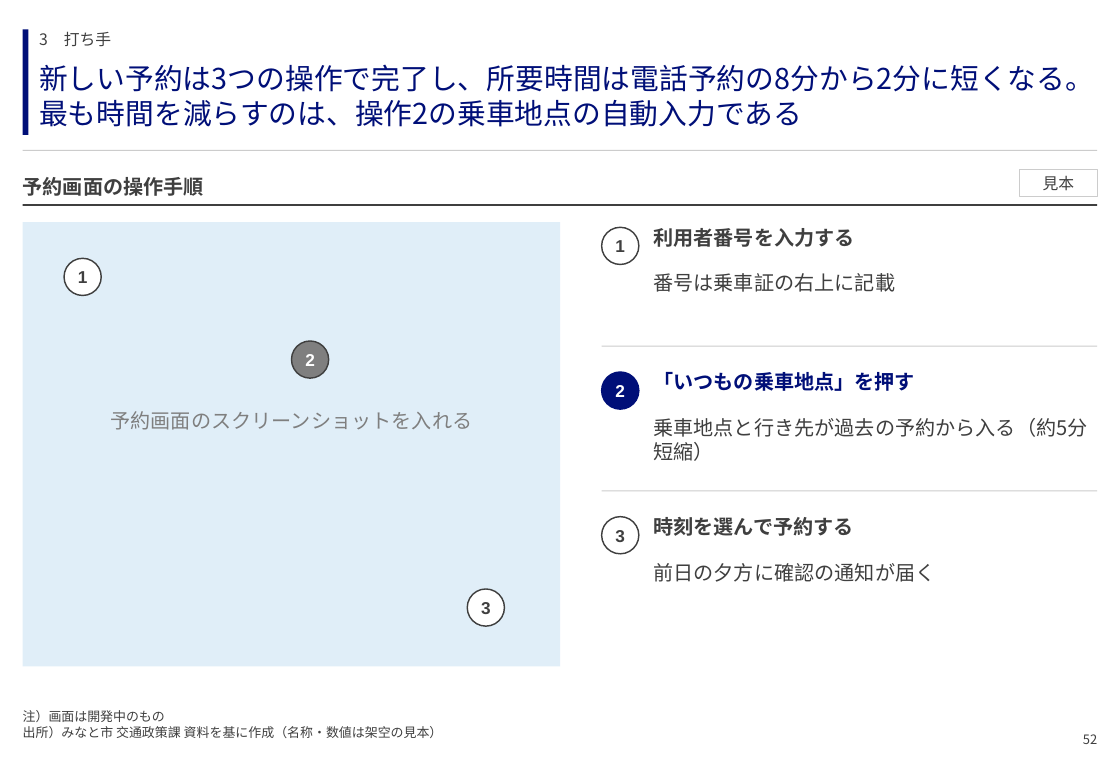
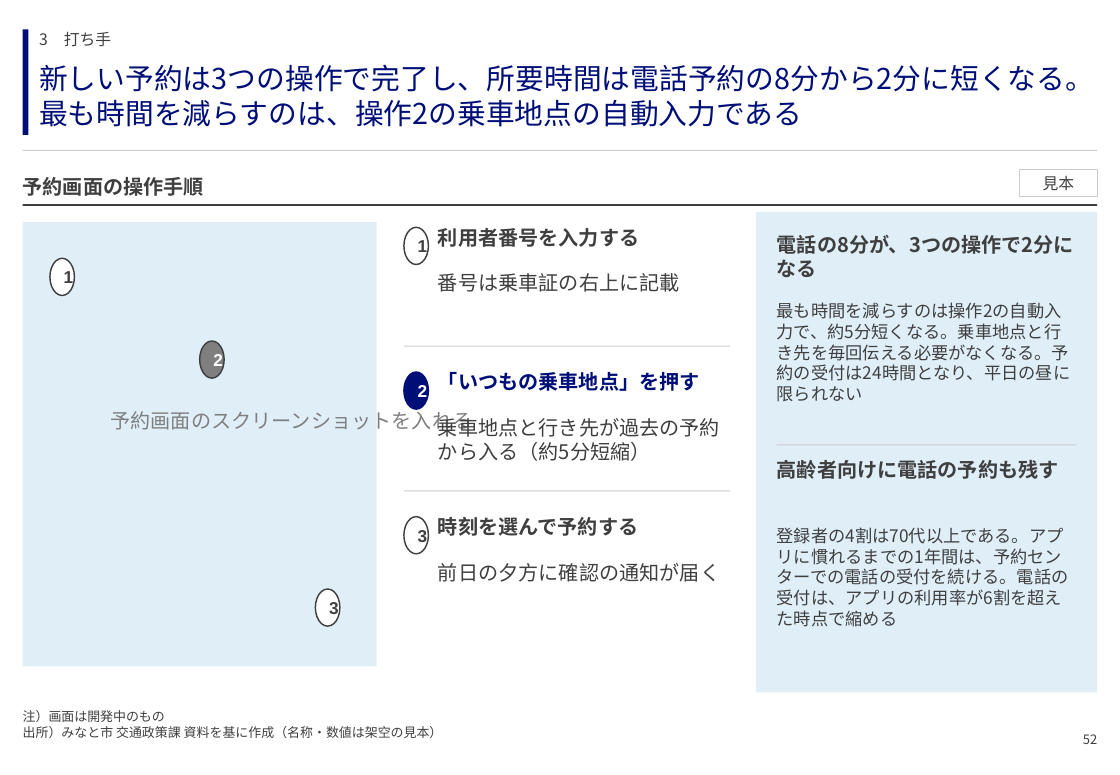
Before and after one commit to GontaHH/slide_builder, a slide deck: slide 52 of patterns/pattern-deck.pptx. Drawn at 1120x775 pixels with LibreOffice and Linux fonts; fonts in the diff are those of the drawing. Boxes give left, top, right and bottom in pixels: in the first picture for what was removed or moved away, otherwise in the second. Text is boxed around its words. In the diff, an @@ line names an element or a change of style, - is before the commit and + after.

```diff
--- a/patterns/pattern-deck.pptx
+++ b/patterns/pattern-deck.pptx
@@ rectangle: place and size @@
-rectangle at (23,222,561,667)
+rectangle at (23,222,376,667)
@@ ellipse: place and size @@
-ellipse at (602,228,639,265)
+ellipse at (404,228,429,265)
@@ text "利用者番号を入力する": place and size @@
-text "利用者番号を入力する" at (653,228,854,247)
+text "利用者番号を入力する" at (438,228,639,247)
@@ rectangle added at (756,212,1097,693), fill #E0EEF8 @@
@@ text added at (777,235,1074,254), 14 pt, text #3F3F3F, bold @@
+電話の8分が、3つの操作で2分になる
@@ text "1" rewrapped from (78,271,88,283) to (64,269,74,287) @@
@@ ellipse: place and size @@
-ellipse at (64,259,101,296)
+ellipse at (50,259,74,296)
@@ text "番号は乗車証の右上に記載": place and size @@
-text "番号は乗車証の右上に記載" at (653,273,895,292)
+text "番号は乗車証の右上に記載" at (438,273,680,292)
@@ text added at (777,302,1071,402), 12 pt, text #3F3F3F @@
+最も時間を減らすのは操作2の自動入力で、約5分短くなる。乗車地点と行き先を毎回伝える必要がなくなる。予約の受付は24時間となり、平日の昼に限られない
@@ text "2" rewrapped from (305,354,315,366) to (213,352,223,370) @@
@@ ellipse: place and size @@
-ellipse at (292,341,329,379)
+ellipse at (200,341,224,379)
@@ line moved from (602, 346) - (1097, 346) to (404, 346) - (730, 346) @@
@@ ellipse: place and size @@
-ellipse at (602,372,639,410)
+ellipse at (404,372,429,410)
@@ text "「いつもの乗車地点」を押す": place and size @@
-text "「いつもの乗車地点」を押す" at (653,372,915,391)
+text "「いつもの乗車地点」を押す" at (438,372,700,391)
@@ text "乗車地点と行き先が過去の予約から入る（約5分短縮）" rewrapped from (653,418,1088,437) to (438,414,720,461) @@
@@ line added from (777, 445) to (1077, 445), #CCCCCC 0.75 pt @@
@@ text added at (777,460,1059,479), 14 pt, text #3F3F3F, bold @@
+高齢者向けに電話の予約も残す
@@ line moved from (602, 491) - (1097, 491) to (404, 491) - (730, 491) @@
@@ 3 texts: place and size @@
-3 texts at (615,240,625,542)
+3 texts at (418,238,428,546)
@@ ellipse: place and size @@
-ellipse at (602,517,639,554)
+ellipse at (404,517,429,554)
@@ text "時刻を選んで予約する": place and size @@
-text "時刻を選んで予約する" at (653,517,853,536)
+text "時刻を選んで予約する" at (438,517,638,536)
@@ text added at (777,527,1069,606), 12 pt, text #3F3F3F @@
+登録者の4割は70代以上である。アプリに慣れるまでの1年間は、予約センターでの電話の受付を続ける。電話の受付は、アプリの利用率が6割を超えた時点で縮める
@@ text "前日の夕方に確認の通知が届く": place and size @@
-text "前日の夕方に確認の通知が届く" at (653,563,935,582)
+text "前日の夕方に確認の通知が届く" at (438,563,720,582)
@@ text "3" rewrapped from (481,602,491,614) to (329,600,339,618) @@
@@ ellipse: place and size @@
-ellipse at (467,589,505,627)
+ellipse at (315,589,340,627)
```
Also in this commit, not shown: 40 other slides changed, 11 other files.
